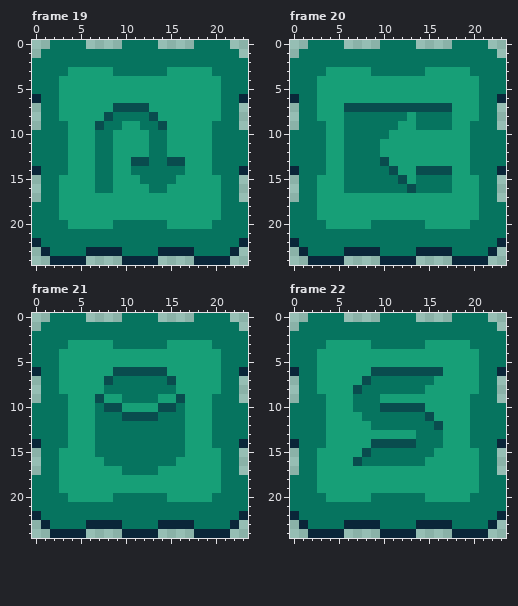
One commit to this pixel-art file: Succubus/Sprites/ButtonsGameplay.aseprite. The picture above was drawn from the file before the commit.
24x25 pixels, 33 frames. Shown: frame 19, frame 20, frame 21, frame 22. The commit also changed other frames, which this record leaves out.
And afterwards:
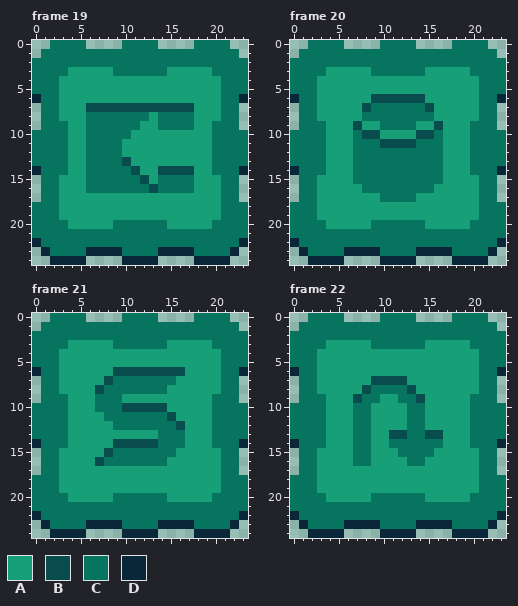
Palette (. is transparent): A #179f77  B #094c4e  C #06745f  D #0a2639
Diff:
Changed rows in their new state; - is an unchanged pixel.
Frame 19:
first column x 6:
 7 BBB----BBBBB
 8 CCC----ACCCC
 9 CC--CCAACCCC
10 C--CC--AA---
11 C--C---AA---
12 C--C---AA---
13 C--CBAAAAAA-
14 C--CCBAABBBB
15 C--CCCBA--CC
16 C--CCCCB-CCC
Frame 20:
first column x 6:
 6 ---BBBBBB---
 7 AA-CCCCCC-AA
 8 AA-----C--AA
 9 ABAA--CCAABA
10 A-BBA---BBC-
11 A---BBBBCCC-
12 A---CCCCCCC-
13 A---CCCCCCC-
14 A----CCCCCCA
15 A-----CC---A
16 AA-----C--AA
17 ----CCCC----
Frame 21:
first column x 7:
 6 --------BB
 7 --------C-
 8 B-------A-
 9 CCCAAAA--A
10 -CCBBBB-AA
11 A--CCCC-BA
12 AA-------B
13 AAAAAAA---
14 AABBBBB---
15 AB-------A
16 B-------A-
17 ---AAAA---
Frame 22:
first column x 7:
 6 --AAAAAAAA
 7 -ABBBBAAA-
 8 AB----BA--
 9 B----CCB--
10 --AAAACC--
11 C-AAAA--A-
12 CCAAAA--AA
13 CC--BBC-BB
14 CCAACCC---
15 CCAAA-----
16 C-AAAA----
